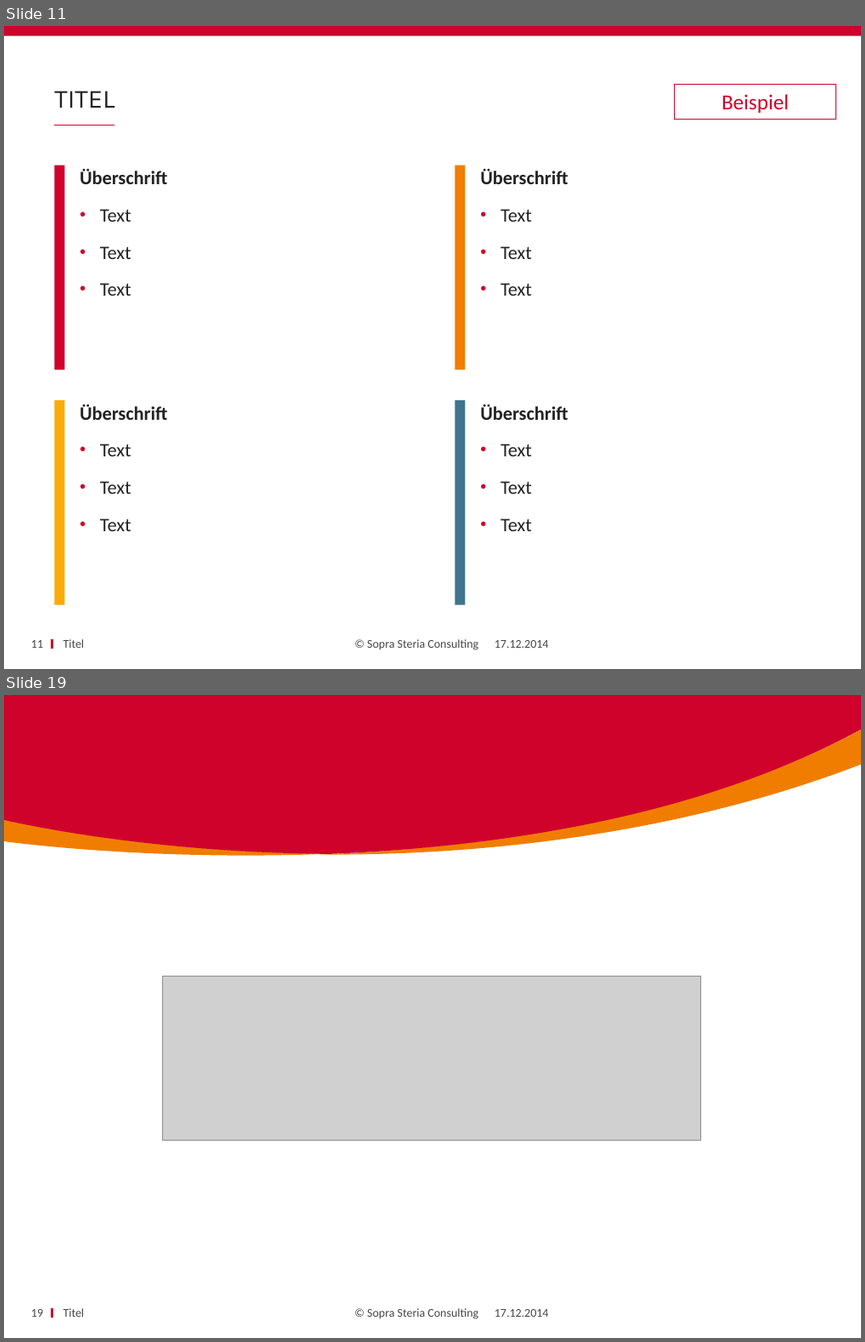
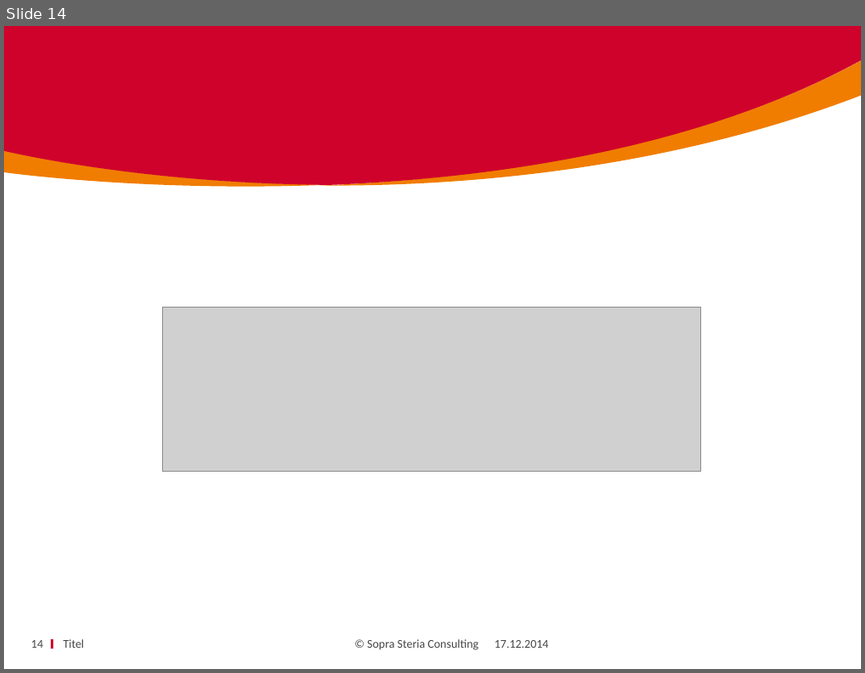
Before and after one commit to amueller0011stad/techupdate, a slide deck: TechUpdate_Status.pptx. Shown one above the other, each under a label of ours: slides 11 and 19 before the commit, slide 14 after it; the slides between them are not shown. The pictures are 865x1342 and 865x673 pixels, drawn with LibreOffice and Linux fonts; fonts in the diff are those of the drawing; grey boxes stand for pictures; background and template pictures are left out. Boxes give left, top, right and bottom in pixels: in the first picture for what was removed or moved away, otherwise in the second. Text is boxed around its words. In the diff, an @@ line names an element or a change of style, - is before the commit and + after.

```diff
--- a/TechUpdate_Status.pptx
+++ b/TechUpdate_Status.pptx
@@ slide 11 removed at box(4, 26, 861, 669), background #FFFFFF; not listed: 4 template elements that a slide beside it also shows @@
@@ title removed at box(54, 91, 114, 108) @@
-TITEL
@@ rectangle removed at box(674, 85, 836, 119) @@
-Beispiel
@@ rectangle removed at box(54, 165, 65, 369) @@
@@ text removed at box(80, 169, 167, 295) @@
-Überschrift
-• Text
-• Text
-• Text
@@ rectangle removed at box(454, 165, 465, 369) @@
@@ text removed at box(480, 169, 568, 295) @@
-Überschrift
-• Text
-• Text
-• Text
@@ rectangle removed at box(54, 400, 65, 605) @@
@@ text removed at box(80, 404, 167, 531) @@
-Überschrift
-• Text
-• Text
-• Text
@@ rectangle removed at box(454, 400, 465, 605) @@
@@ text removed at box(480, 404, 568, 531) @@
-Überschrift
-• Text
-• Text
-• Text
@@ page number removed at box(31, 640, 43, 647) @@
-11
@@ text removed at box(64, 639, 85, 647) @@
-Titel
@@ text removed at box(494, 640, 549, 647) @@
-17.12.2014
@@ what was slide 19 is now slide 14 @@
@@ page number at box(31, 640, 43, 647): text changed @@
-19
+14
```
Also in this commit, not shown: 7 slides changed, 6 slides added, 11 other slides removed.
